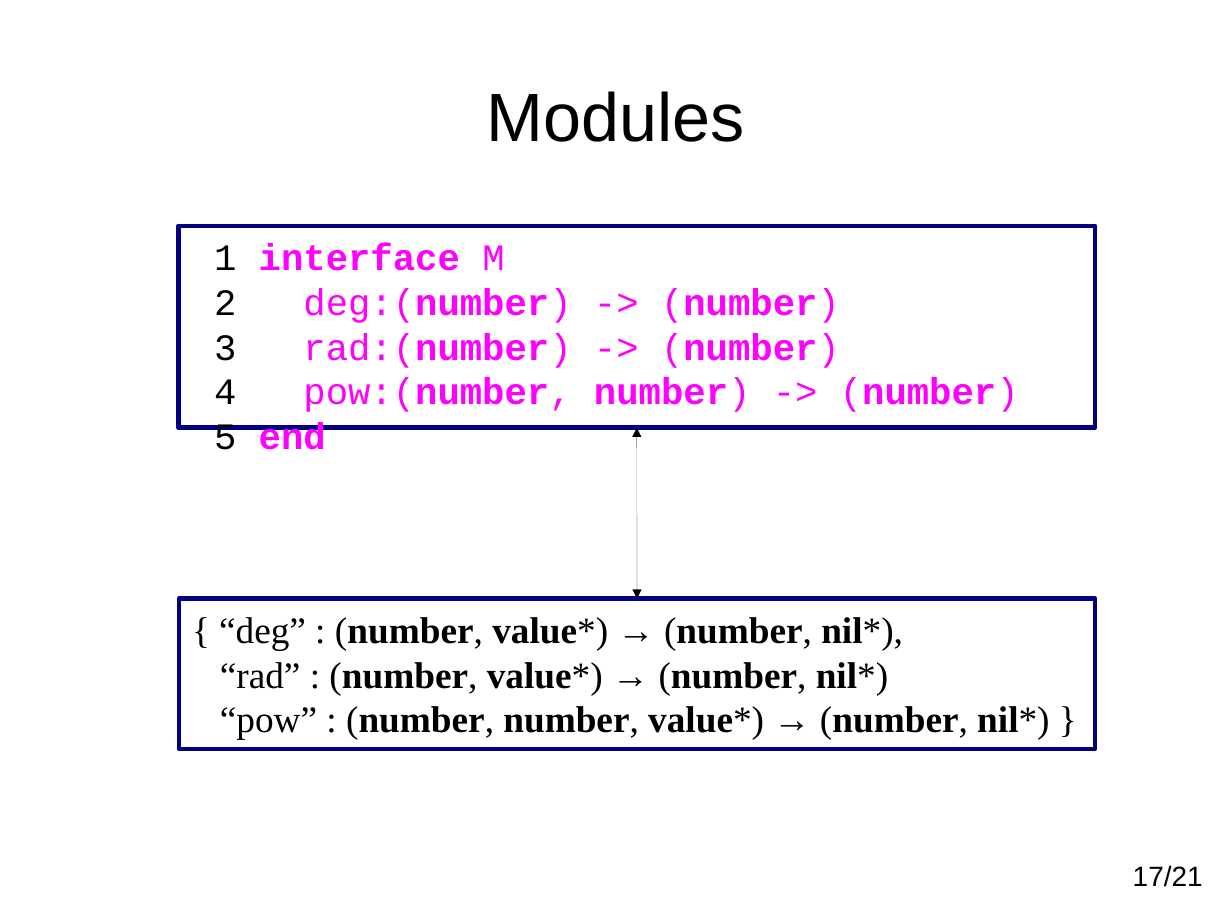
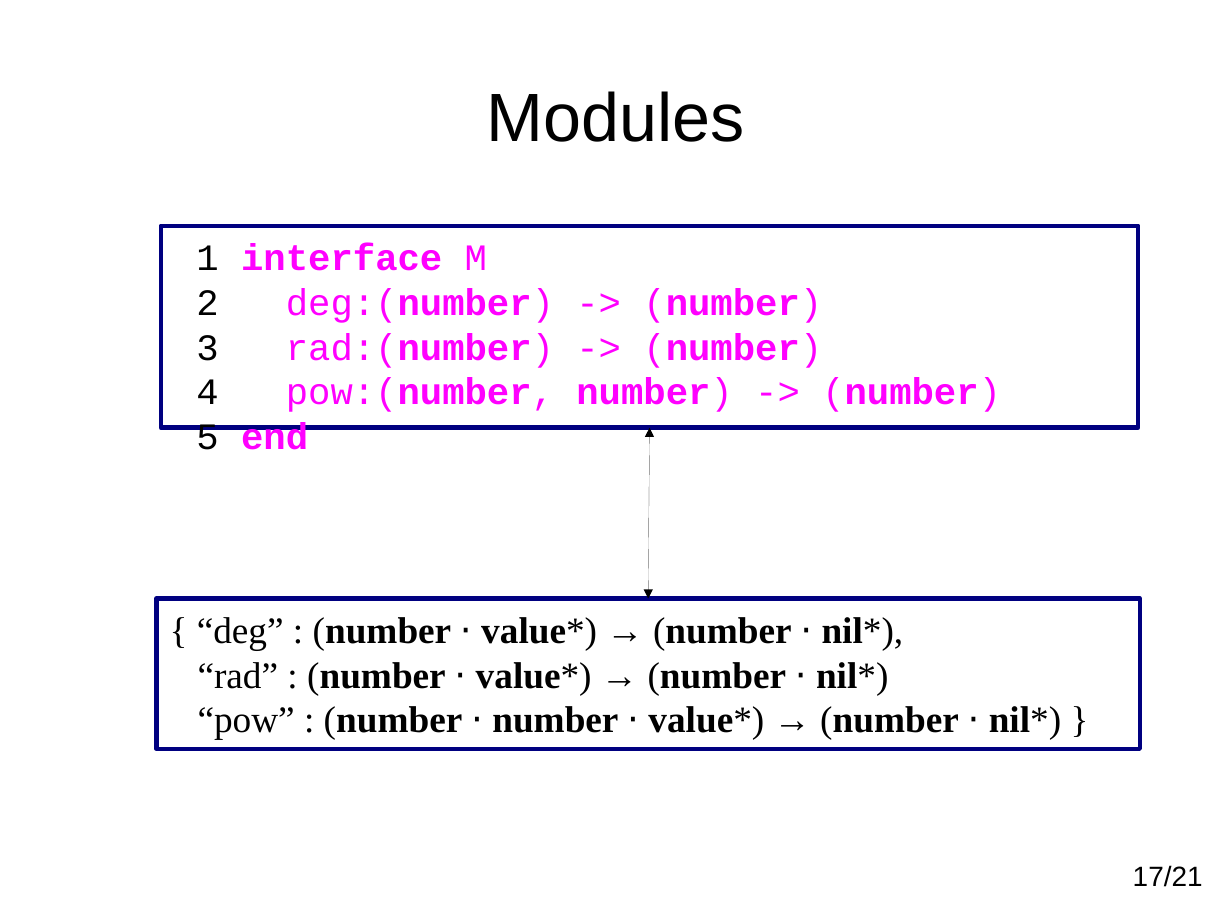
Before and after one commit to andremm/typedlua, a slide deck: slide 17 of doc/slides/dyla2014.odp. Drawn at 1232x924 pixels with LibreOffice and Linux fonts; fonts in the diff are those of the drawing. Boxes give left, top, right and bottom in pixels: in the first picture for what was removed or moved away, otherwise in the second. Text is boxed around its words. In the diff, an @@ line names an element or a change of style, - is before the commit and + after.

```diff
--- a/doc/slides/dyla2014.odp
+++ b/doc/slides/dyla2014.odp
@@ rectangle "1 interface M": place and size @@
-rectangle "1 interface M" at bbox=[179, 226, 1096, 428]
+rectangle "1 interface M" at bbox=[161, 226, 1139, 428]
@@ double arrow moved from (637, 428) - (637, 599) to (650, 428) - (648, 599) @@
@@ rectangle "{ “deg” : (number ⋅ ...": place and size @@
-rectangle "{ “deg” : (number ⋅ ..." at bbox=[179, 599, 1096, 749]
+rectangle "{ “deg” : (number ⋅ ..." at bbox=[157, 599, 1140, 749]
@@ text in rectangle at bbox=[197, 617, 1061, 740]: text changed @@
-{ “deg” : (number, value*) → (number, nil*),
-“rad” : (number, value*) → (number, nil*)
-“pow” : (number, number, value*) → (number, nil*) }
+{ “deg” : (number ⋅ value*) → (number ⋅ nil*),
+“rad” : (number ⋅ value*) → (number ⋅ nil*)
+“pow” : (number ⋅ number ⋅ value*) → (number ⋅ nil*) }
```
Also in this commit, not shown: 12 other slides changed.
